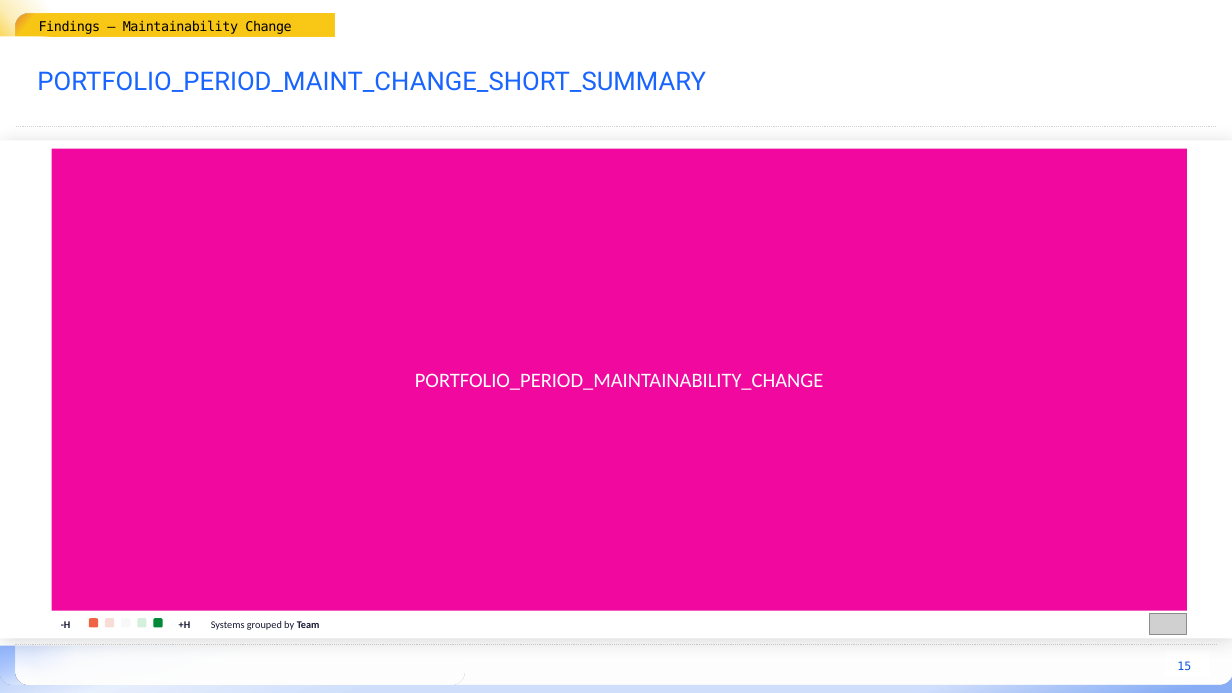
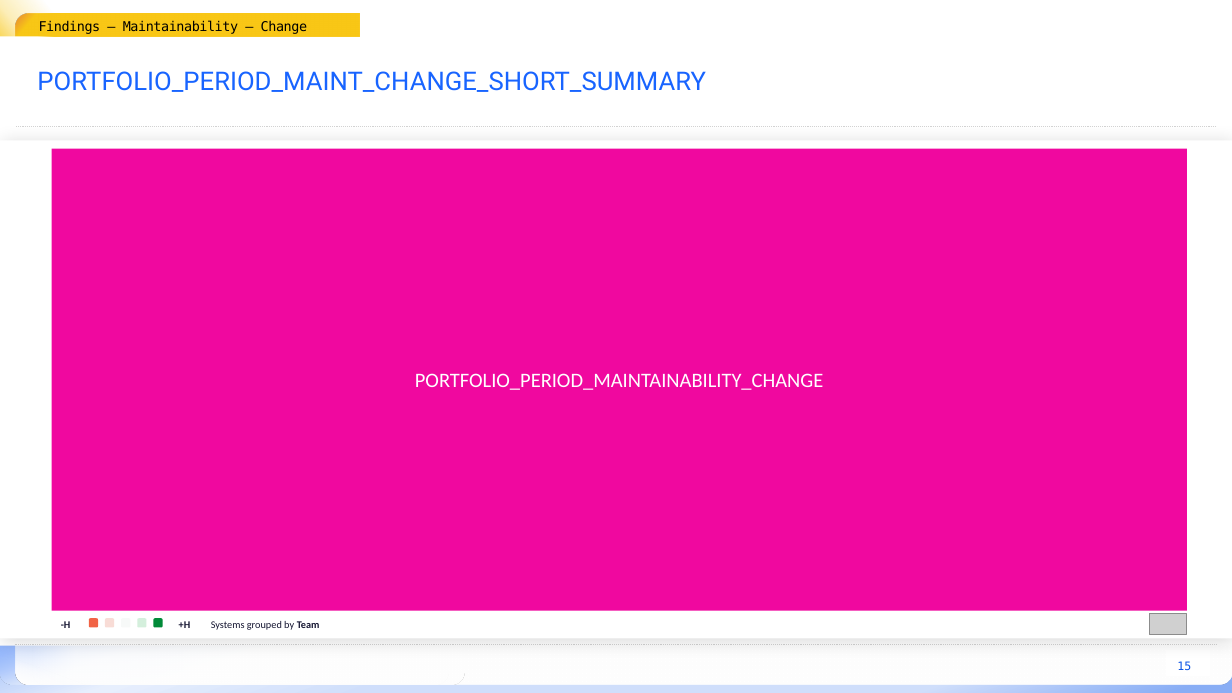
Before and after one commit to mardibiase/sigrid-integrations, a slide deck: slide 15 of report-generator/src/report_generator/presets/templates/portfolio-overview.pptx. Drawn at 1232x693 pixels with LibreOffice and Linux fonts; fonts in the diff are those of the drawing; grey boxes stand for pictures; background and template pictures are left out. Boxes give left, top, right and bottom in pixels: in the first picture for what was removed or moved away, otherwise in the second. Text is boxed around its words. In the diff, an @@ line names an element or a change of style, - is before the commit and + after.

```diff
--- a/report-generator/src/report_generator/presets/templates/portfolio-overview.pptx
+++ b/report-generator/src/report_generator/presets/templates/portfolio-overview.pptx
@@ text at box(39, 20, 307, 34): text changed @@
-Findings – Maintainability Change
+Findings – Maintainability – Change
@@ text "Findings – Maintainability – Change": place and size @@
-text "Findings – Maintainability – Change" at box(39, 13, 335, 36)
+text "Findings – Maintainability – Change" at box(39, 13, 360, 36)
```
Also in this commit, not shown: 1 slide added, 5 other files.
